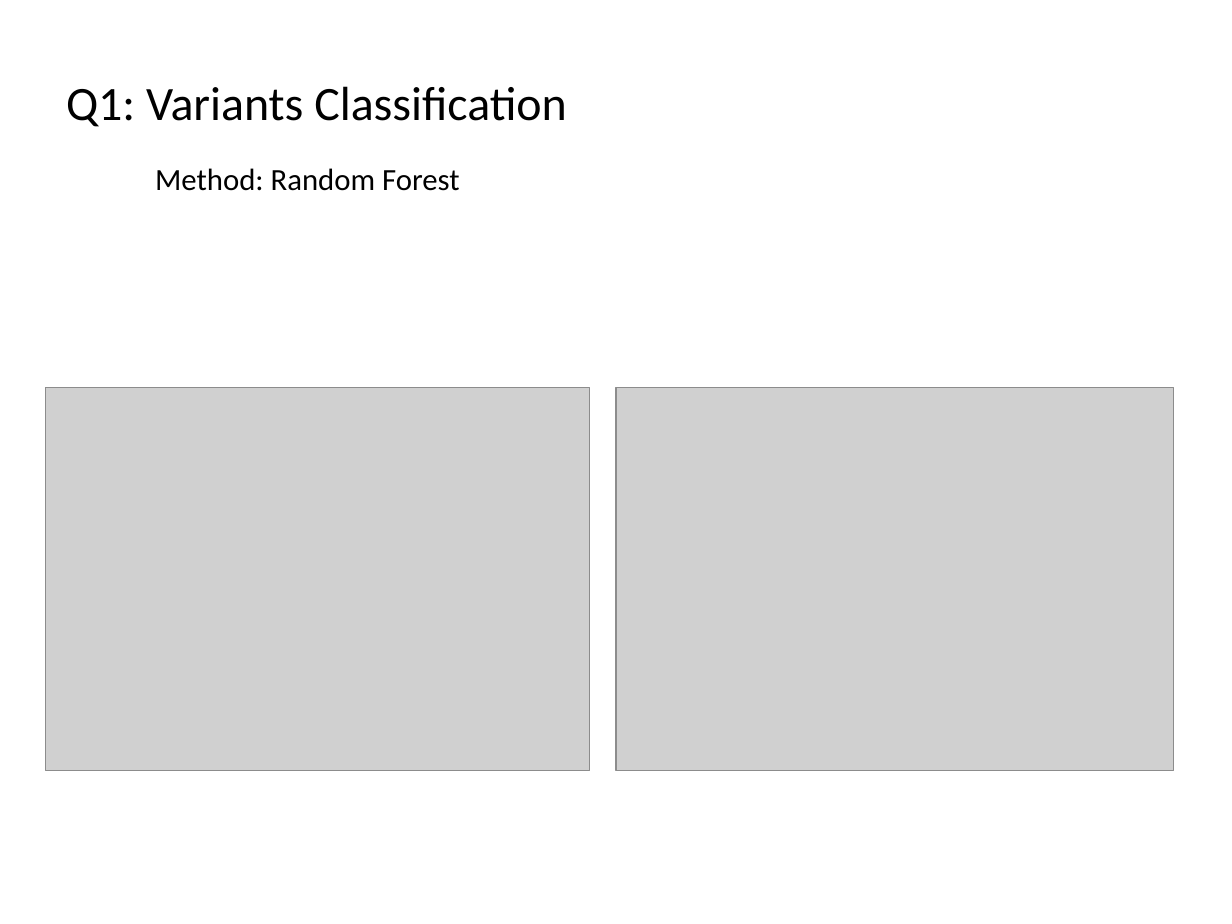
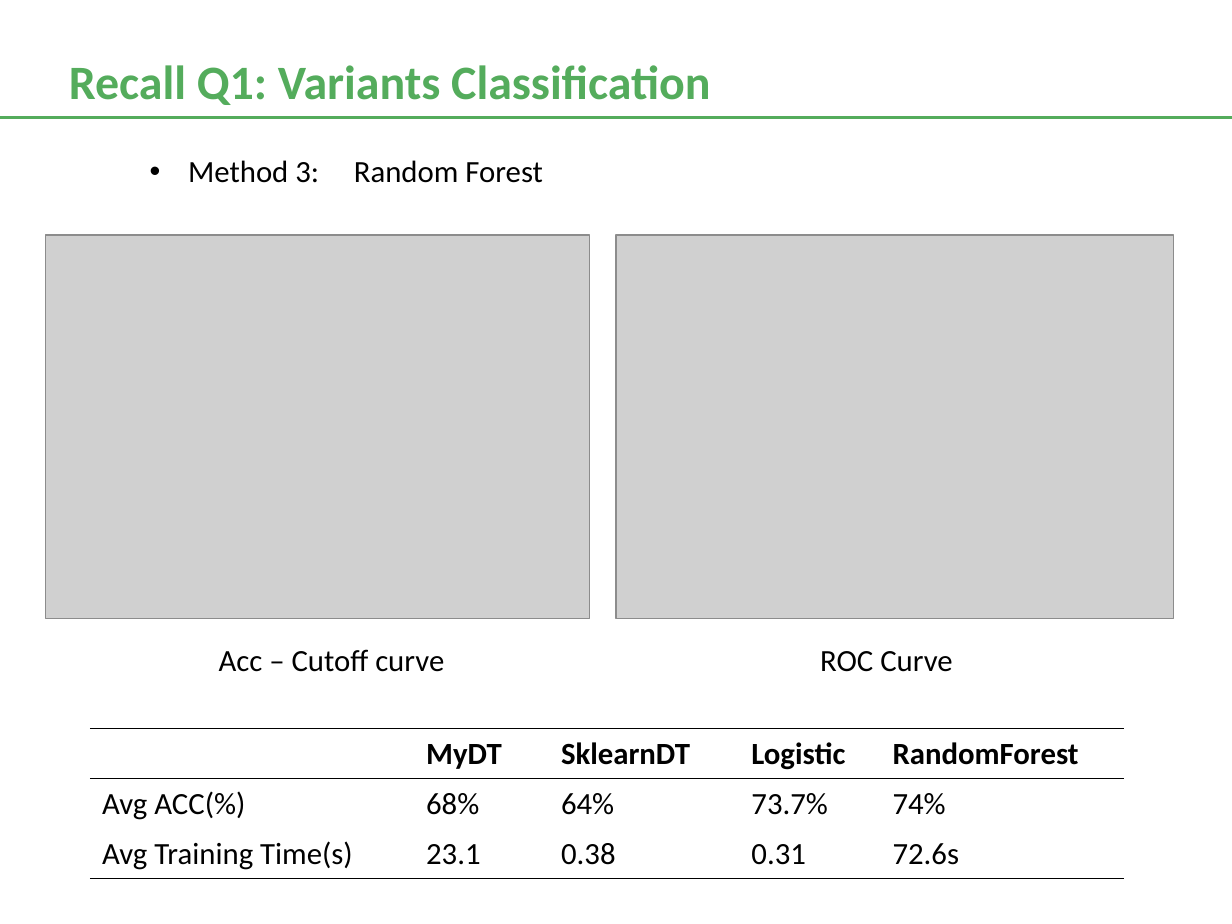
Before and after one commit to frostace/BinaryClassification, a slide deck: slide 11 of DataSciencePres.pptx. Drawn at 1232x924 pixels with LibreOffice and Linux fonts; fonts in the diff are those of the drawing; grey boxes stand for pictures. Boxes give left, top, right and bottom in pixels: in the first picture for what was removed or moved away, otherwise in the second. Text is boxed around its words. In the diff, an @@ line names an element or a change of style, - is before the commit and + after.

```diff
--- a/DataSciencePres.pptx
+++ b/DataSciencePres.pptx
@@ text at [69,65,710,105]: text changed; text colour #000000 to #54AC5C; bold on @@
-Q1: Variants Classification
+Recall Q1: Variants Classification
@@ line added from (0, 117) to (1232, 117), #54AC5C 1.38 pt @@
@@ text at [188,160,543,183]: text changed @@
-Method: Random Forest
+• Method 3: Random Forest
@@ picture: place and size @@
-picture at [46,387,590,770]
+picture at [46,235,590,618]
@@ picture: place and size @@
-picture at [616,387,1174,770]
+picture at [616,235,1174,618]
@@ text added at [219,649,444,672], 18 pt, text #000000 @@
+Acc – Cutoff curve
@@ text added at [820,651,952,672], 18 pt, text #000000 @@
+ROC Curve
@@ table added at [90,728,1126,878], 3 rows, 5 columns @@
+ | MyDT | SklearnDT | Logistic | RandomForest
+Avg ACC(%) | 68% | 64% | 73.7% | 74%
+Avg Training Time(s) | 23.1 | 0.38 | 0.31 | 72.6s
```
Also in this commit, not shown: 11 other slides changed, 4 slides added, 5 slides removed, 8 other files.
